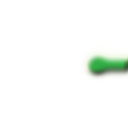
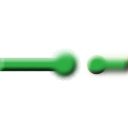
Before/after of a w=128, h=128 layered artwork. What changed in the layer stack:
painted on "2" over [75, 45, 128, 81]
showed "Layer 2" over [0, 48, 81, 81]
